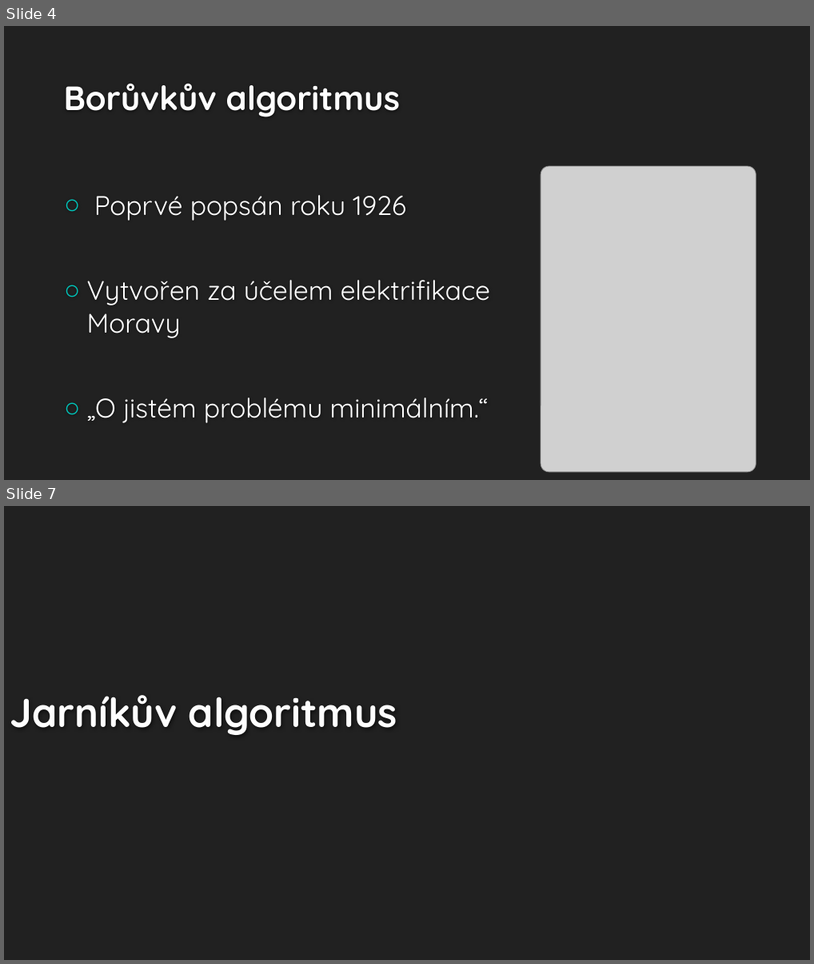
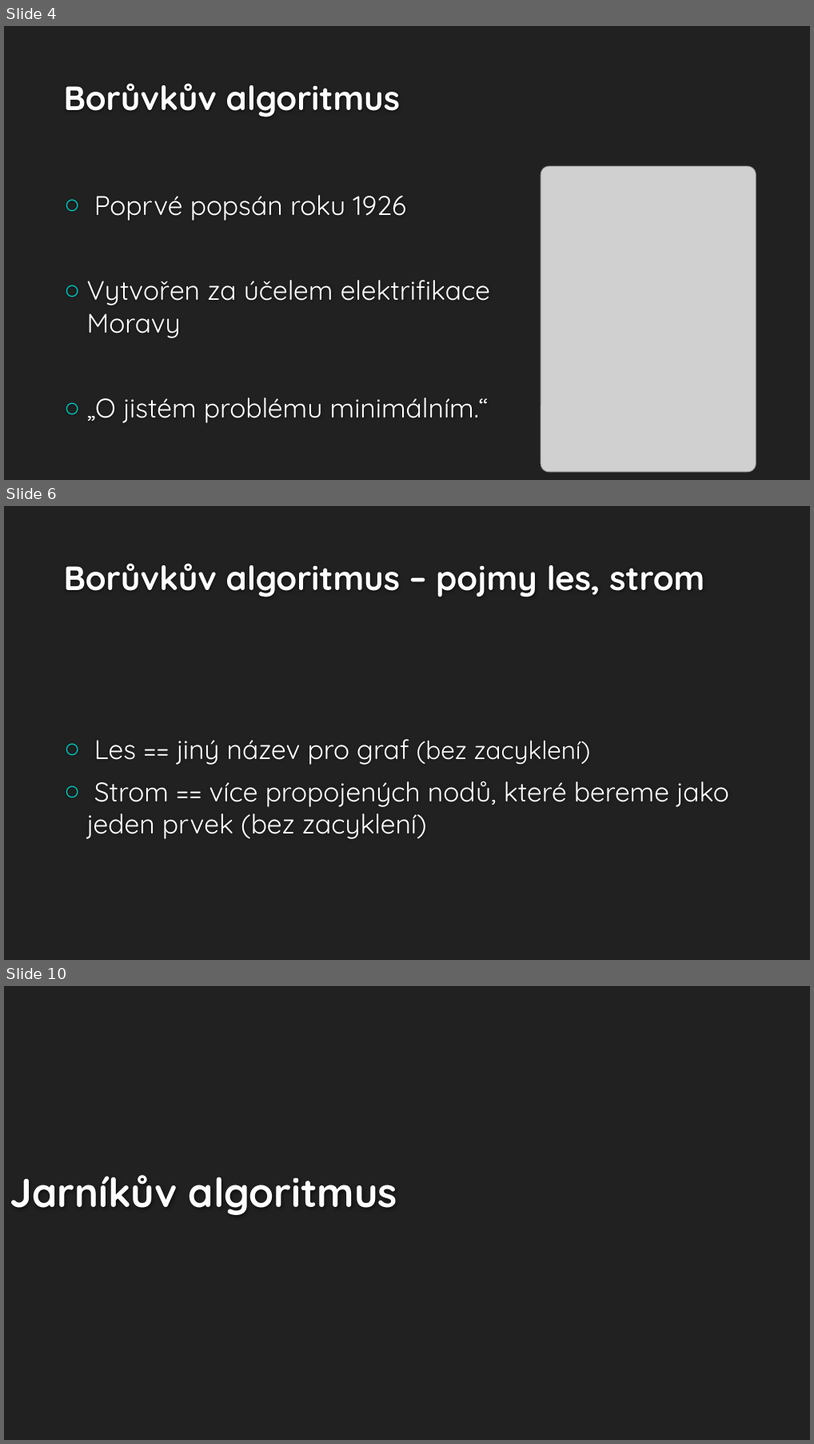
Before and after one commit to Aidam7/Jarnik-Boruvka-MST-Algorithms, a slide deck: output-presentation.pptx. Shown one above the other, each under a label of ours: slides 4 and 7 before the commit, slides 4, 6 and 10 after it; the slides between them are not shown. The pictures are 814x964 and 814x1444 pixels, drawn with LibreOffice and Linux fonts; fonts in the diff are those of the drawing; grey boxes stand for pictures; background and template pictures are left out. Boxes give left, top, right and bottom in pixels: in the first picture for what was removed or moved away, otherwise in the second. Text is boxed around its words. In the diff, an @@ line names an element or a change of style, - is before the commit and + after.

```diff
--- a/output-presentation.pptx
+++ b/output-presentation.pptx
@@ slide 6 added at (x1=4, y1=506, x2=810, y2=960), background #212121 @@
@@ title added at (x1=64, y1=564, x2=705, y2=597), 40 pt, text #FEFEFE, bold @@
+Borůvkův algoritmus – pojmy les, strom
@@ text added at (x1=87, y1=739, x2=730, y2=839), 32 pt, text #FFFFFF @@
+○ Les == jiný název pro graf (bez zacyklení)
+○ Strom == více propojených nodů, které bereme jako jeden prvek (bez zacyklení)
@@ what was slide 7 is now slide 10 @@
```
Also in this commit, not shown: 2 slides changed, 2 other slides added.
